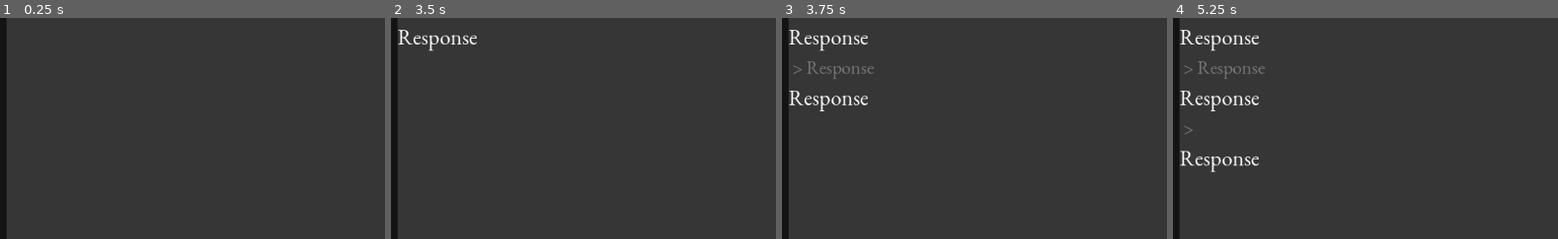
Above: before the commit, frames 1-4 (left to right).
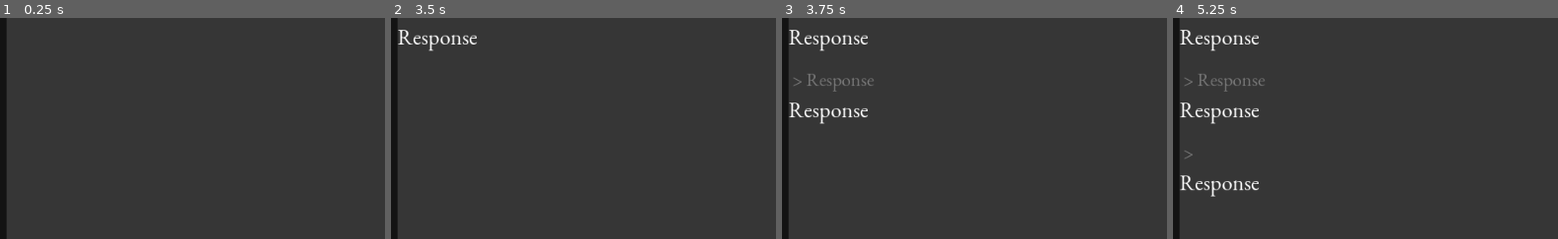
Above: after the commit, the same moments.

Repository: philipuriarte/Godot-Retro-Text-Adventure-Tutorial
Game: Godot game, scene res://scenes/game.tscn
The game is run twice, just before and just after one commit, with the same random seed, the same clock (stepped at 60 frames per second) and the same inputs.
Inputs (mouse positions are % of the whole screen's width and height, from its top left):
- Up to frame 1 (0.25 s): no input
- Up to frame 2 (3.5 s): click (52, 93) at 0.52 s; type "12" at 0.6 s; tap Enter at 1.25 s; type "Response" at 2 s; tap Space at 2.75 s
- Up to frame 3 (3.75 s): tap Enter at 3.5 s
- Up to frame 4 (5.25 s): tap Space at 4.25 s; tap Enter at 5 s
The pictures show only the part of the screen within x 0-50%, y 7-57%; the shares and areas given below are measured in that part.

Frames 1-2 are identical in both runs. In frame 3, 1.6% of the frame differs, in the area x 1-24%, y 19-48%; in frame 4, 2.8%, in the area x 1-24%, y 19-81%.

Commit message:
Set HistoryRows separation to 20

Diff:
--- a/scenes/game.tscn
+++ b/scenes/game.tscn
@@ -58,6 +58,7 @@
 margin_bottom = 480.0
 size_flags_horizontal = 3
 size_flags_vertical = 3
+custom_constants/separation = 20
 
 [node name="InputArea" type="PanelContainer" parent="Background/MarginContainer/Rows"]
 margin_top = 500.0
